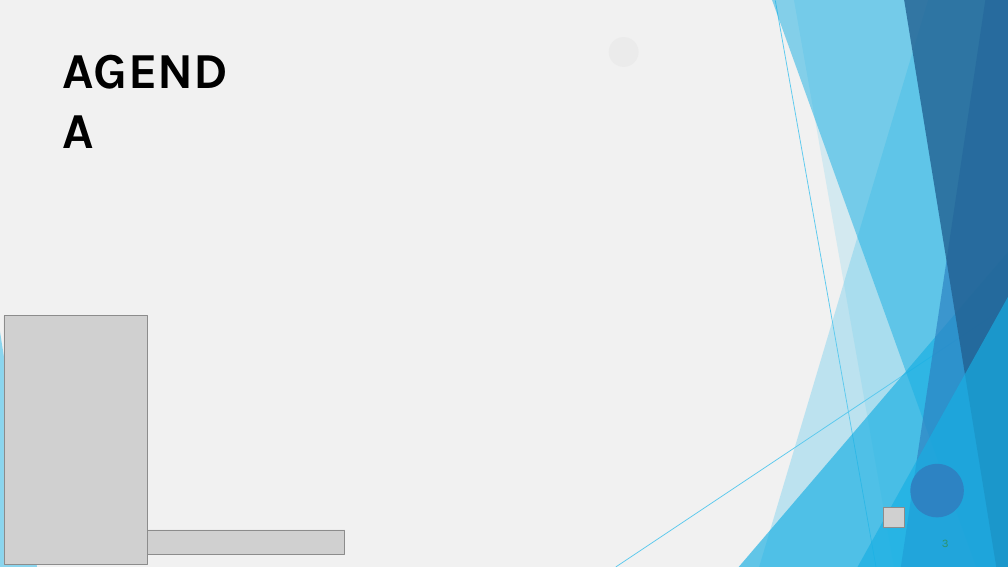
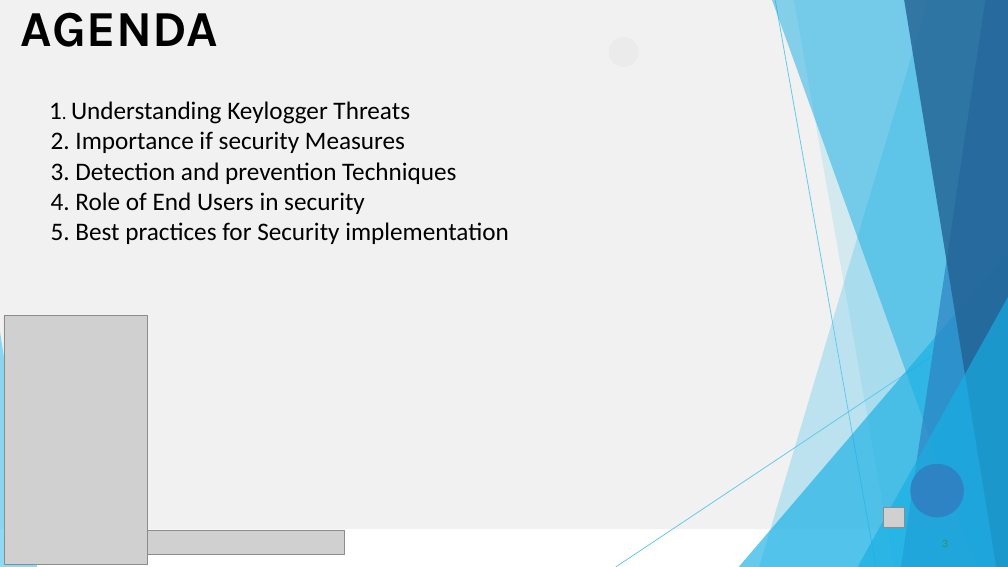
Before and after one commit to Muzammil8008/muzammil-project, a slide deck: slide 3 of Template_Presentation_Students.pptx. Drawn at 1008x567 pixels with LibreOffice and Linux fonts; fonts in the diff are those of the drawing; grey boxes stand for pictures. Boxes give left, top, right and bottom in pixels: in the first picture for what was removed or moved away, otherwise in the second. Text is boxed around its words. In the diff, an @@ line names an element or a change of style, - is before the commit and + after.

```diff
--- a/Template_Presentation_Students.pptx
+++ b/Template_Presentation_Students.pptx
@@ freeform shape "1. Understanding Keylogger Threats": place and size @@
-freeform shape "1. Understanding Keylogger Threats" at <box>0,0,1008,567</box>
+freeform shape "1. Understanding Keylogger Threats" at <box>0,0,974,529</box>
@@ title "AGENDA" rewrapped from <box>61,37,256,100</box> to <box>21,12,219,47</box> @@
@@ text in freeform shape at <box>49,101,509,244</box>: text added @@
+1. Understanding Keylogger Threats
+2. Importance if security Measures
+3. Detection and prevention Techniques
+4. Role of End Users in security
+5. Best practices for Security implementation
```
Also in this commit, not shown: 7 other slides changed, 2 slides added, 2 slides removed.
